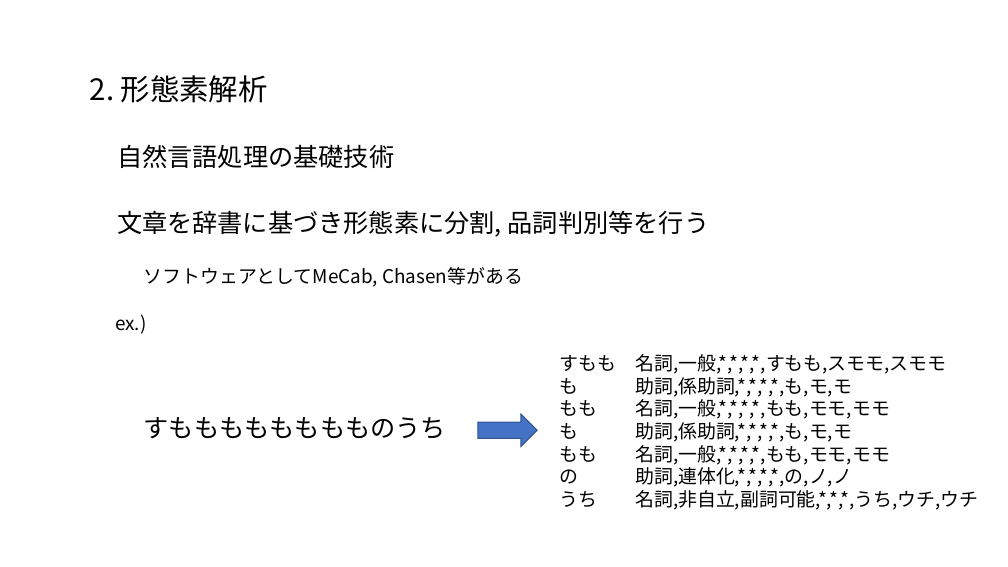
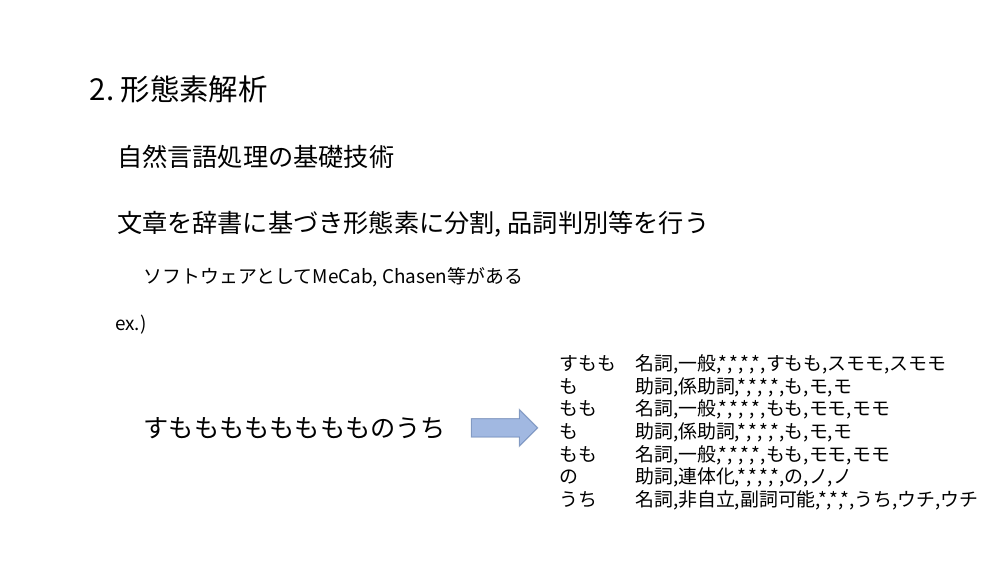
Before and after one commit to satetsu007/NLP_test, a slide deck: slide 4 of doc/NLP.pptx. Drawn at 1008x567 pixels with LibreOffice and Linux fonts; fonts in the diff are those of the drawing. Boxes give left, top, right and bottom in pixels: in the first picture for what was removed or moved away, otherwise in the second. Text is boxed around its words. In the diff, an @@ line names an element or a change of style, - is before the commit and + after.

```diff
--- a/doc/NLP.pptx
+++ b/doc/NLP.pptx
@@ right arrow: place and size @@
-right arrow at [478,414,537,447]
+right arrow at [472,410,538,447]
@@ right arrow at [472,410,538,447]: fill #4472C4 to #4472C4 at 50% opacity @@
```
Also in this commit, not shown: 1 other slide changed, 9 slides added, 1 other file.
